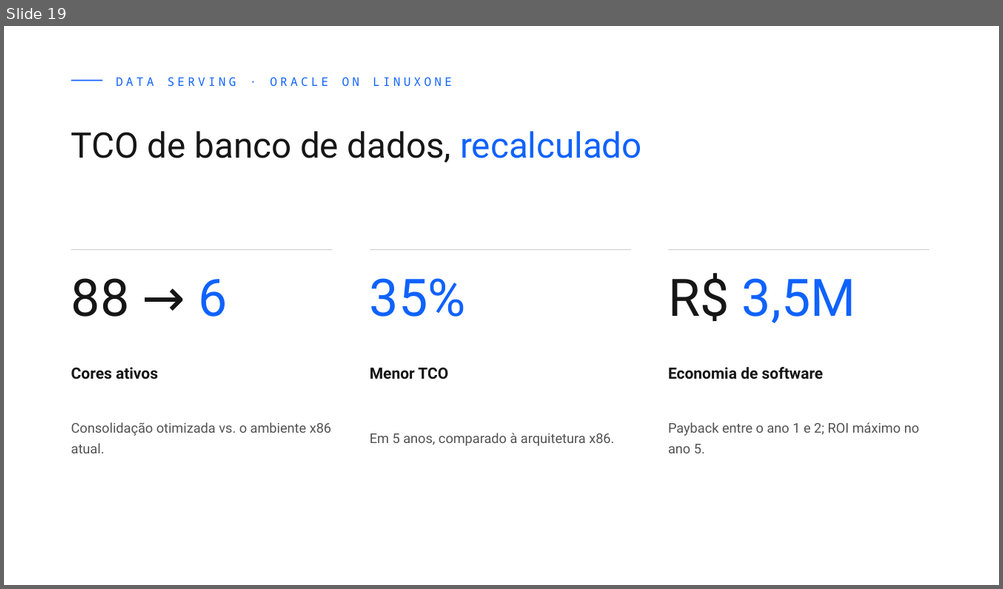
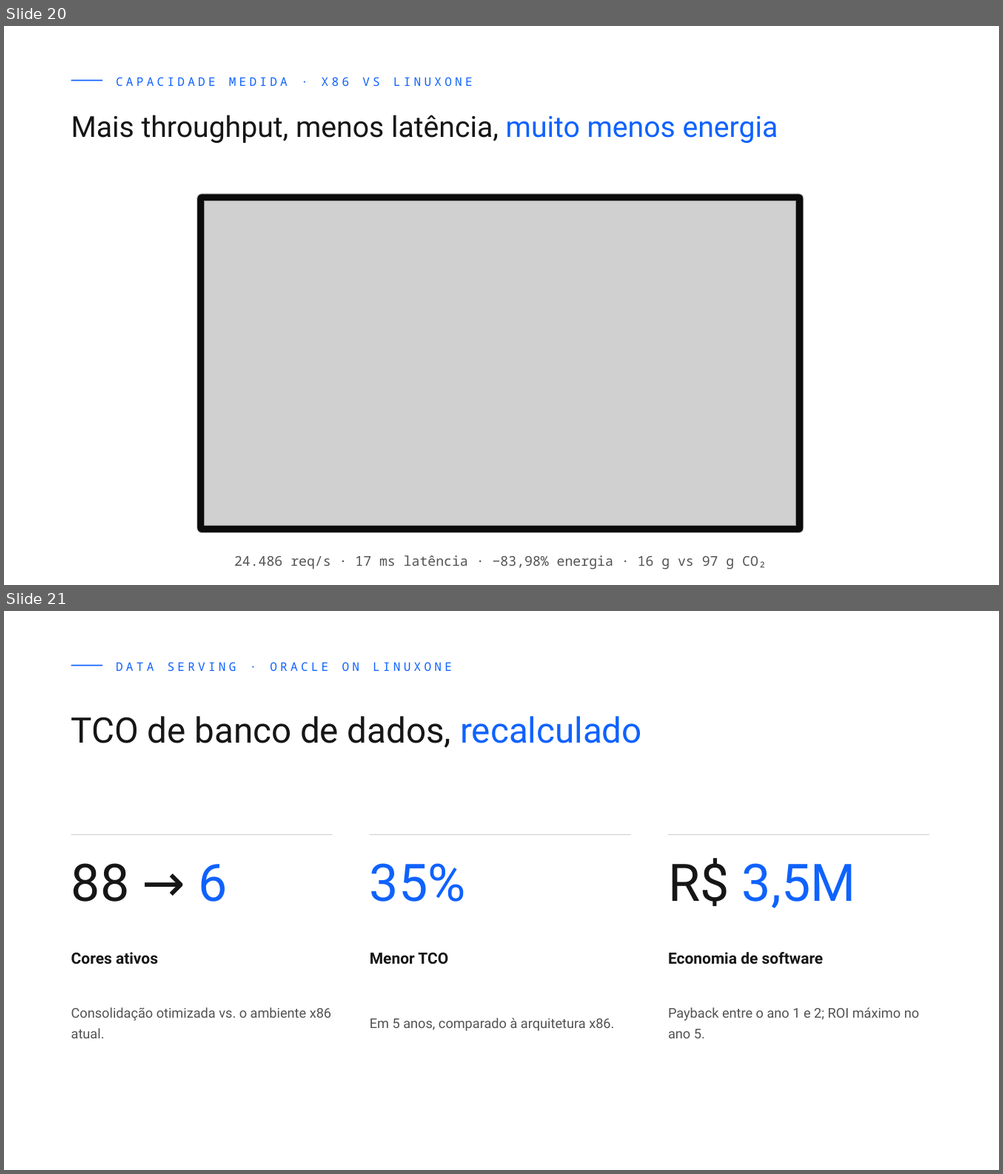
Before and after one commit to Marcosgois/apresentacoes, a slide deck: banrisul-linuxone-2026/Banrisul-LinuxONE-2026.pptx. Shown one above the other, each under a label of ours: slide 19 before the commit, slides 20 and 21 after it. The pictures are 1003x589 and 1003x1174 pixels, drawn with LibreOffice and Linux fonts; fonts in the diff are those of the drawing; grey boxes stand for pictures. Boxes give left, top, right and bottom in pixels: in the first picture for what was removed or moved away, otherwise in the second. Text is boxed around its words. In the diff, an @@ line names an element or a change of style, - is before the commit and + after.

```diff
--- a/banrisul-linuxone-2026/Banrisul-LinuxONE-2026.pptx
+++ b/banrisul-linuxone-2026/Banrisul-LinuxONE-2026.pptx
@@ slide 20 added at bbox=[4, 26, 999, 585], background #FFFFFF @@
@@ line added from (71, 81) to (102, 81), #0F62FE 1.25 pt @@
@@ text added at bbox=[116, 77, 472, 86], 11.5 pt, text #0F62FE @@
+CAPACIDADE MEDIDA · X86 VS LINUXONE
@@ text added at bbox=[71, 115, 778, 143], 28 pt, text #161616 @@
+Mais throughput, menos latência, muito menos energia
@@ rounded rectangle added at bbox=[197, 194, 804, 534], fill #0B0B0B, outline #D0D0D0 0.75 pt @@
@@ picture added at bbox=[205, 201, 797, 526] @@
@@ text added at bbox=[234, 556, 766, 570], 13 pt, text #525252 @@
+24.486 req/s · 17 ms latência · −83,98% energia · 16 g vs 97 g CO₂
@@ what was slide 19 is now slide 21 @@
```
Also in this commit, not shown: 1 slide changed, 1 other slide added, 1 other file.
